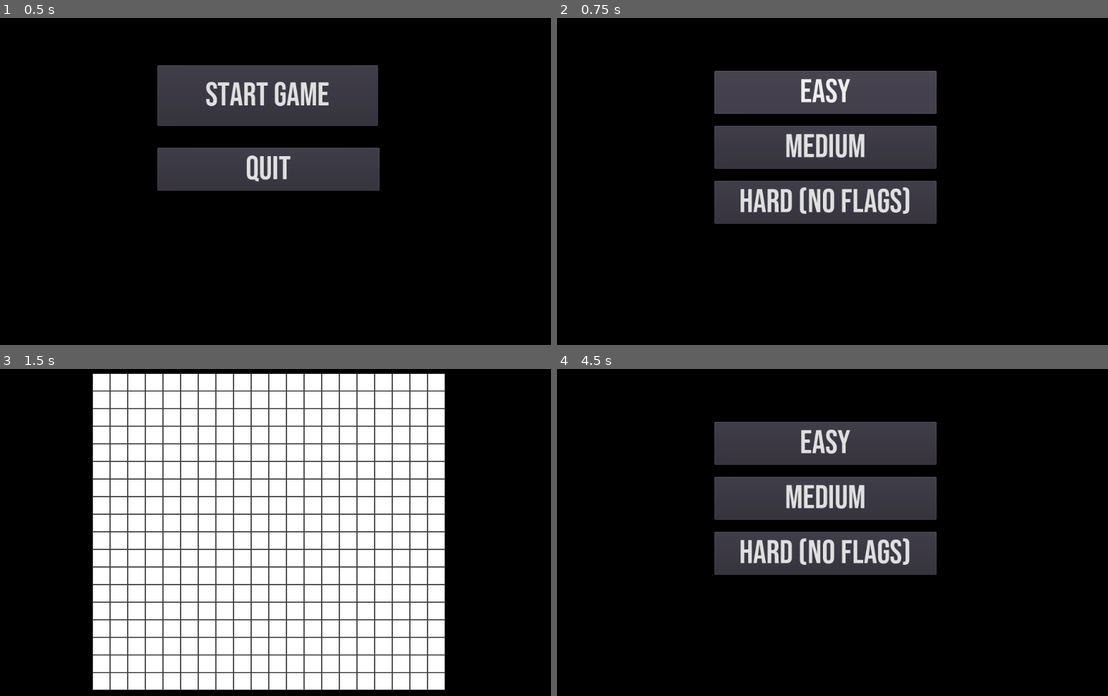
Above: before the commit, frames 1-4 (two rows, left to right).
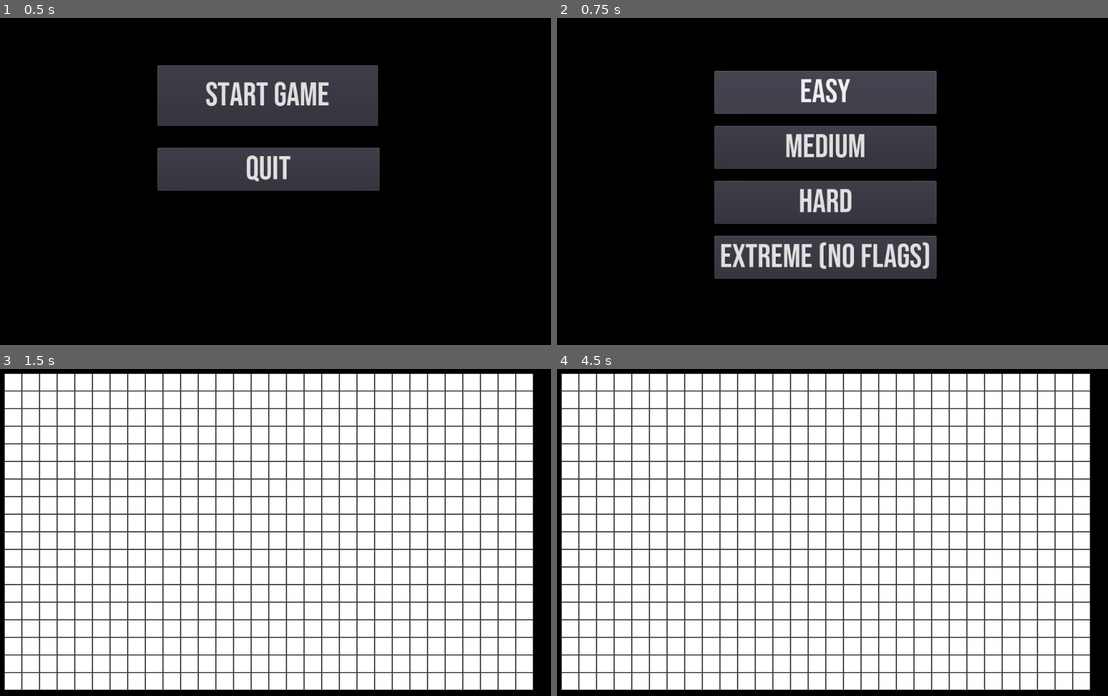
Above: after the commit, the same moments.

Repository: erri120/Minesweeper
Game: Godot game, scene res://scenes/menu.tscn
Two runs of this game, one before a commit and one after it. Both use one fixed random seed, a clock stepped at 60 frames per second and the inputs below.
Inputs (mouse positions are in pixels of both pictures, inside the frame that each line leads up to):
- Up to frame 1 (0.5 s): no input
- Up to frame 2 (0.75 s): click "Start Game" at 0.5 s
- Up to frame 3 (1.5 s): click "Hard (no flags)" (after the commit: "Hard") at 1.25 s
- Up to frame 4 (4.5 s): tap Enter at 2 s; move the mouse to (948, 516) at 2.02 s; press the mouse at (948, 516) at 2.03 s; right-click (948, 516) at 2.3 s; release the mouse at (948, 516) at 2.75 s; click "MENU" at 2.75 s; click "Start Game" at 3.5 s; click (826, 607) at 4.25 s, where only the run after the commit has a clickable "Extreme (no flags)"

Frame 1 is identical in both runs. In frame 2, 6.7% of the frame differs, in the area x 28-69%, y 51-80%; in frame 3, 31%; in frame 4, 92%, in the area x 0-97%, y 1-99%.

Commit message:
Started with neighbor checking

Diff:
--- a/scenes/main.tscn
+++ b/scenes/main.tscn
@@ -3,14 +3,16 @@
 [ext_resource path="res://tiles/tiles.tres" type="TileSet" id=1]
 [ext_resource path="res://scripts/Board.gd" type="Script" id=2]
 [ext_resource path="res://fonts/BebasNeue-Regular.otf" type="DynamicFontData" id=3]
-[ext_resource path="res://scripts/MenuButton.gd" type="Script" id=4]
+[ext_resource path="res://scripts/sceneButton.gd" type="Script" id=4]
 
 [sub_resource type="DynamicFont" id=1]
 size = 120
+outline_size = 4
+outline_color = Color( 0, 0, 0, 1 )
 font_data = ExtResource( 3 )
 
 [sub_resource type="DynamicFont" id=2]
-size = 60
+size = 45
 font_data = ExtResource( 3 )
 
 [node name="Node2D" type="Node2D"]
@@ -43,14 +45,28 @@
 custom_fonts/font = SubResource( 1 )
 text = "YOU LOST"
 
-[node name="Button" type="Button" parent="Control" groups=[
+[node name="Menu" type="Button" parent="Control" groups=[
 "Control",
 ]]
 visible = false
-margin_left = 450.0
-margin_top = 260.0
-margin_right = 570.0
-margin_bottom = 340.0
+margin_left = 929.0
+margin_top = 530.0
+margin_right = 1018.0
+margin_bottom = 591.0
 custom_fonts/font = SubResource( 2 )
 text = "MENU"
 script = ExtResource( 4 )
+scene = "menu.tscn"
+
+[node name="Retry" type="Button" parent="Control" groups=[
+"Control",
+]]
+visible = false
+margin_left = 818.738
+margin_top = 530.0
+margin_right = 916.738
+margin_bottom = 591.0
+custom_fonts/font = SubResource( 2 )
+text = "RETRY"
+script = ExtResource( 4 )
+scene = "main.tscn"
--- a/scenes/menu.tscn
+++ b/scenes/menu.tscn
@@ -3,7 +3,7 @@
 [ext_resource path="res://fonts/BebasNeue-Regular.otf" type="DynamicFontData" id=1]
 [ext_resource path="res://scripts/Start.gd" type="Script" id=2]
 [ext_resource path="res://scripts/Quit.gd" type="Script" id=3]
-[ext_resource path="res://scripts/StartGame.gd" type="Script" id=4]
+[ext_resource path="res://scripts/startButton.gd" type="Script" id=4]
 
 [sub_resource type="DynamicFont" id=1]
 size = 60
@@ -70,8 +70,22 @@
 margin_right = 713.0
 margin_bottom = 378.0
 custom_fonts/font = SubResource( 1 )
-text = "Hard (no flags)"
+text = "Hard"
 script = ExtResource( 4 )
-field_width = 20
+field_width = 30
+field_height = 18
+
+[node name="Extreme" type="Button" parent="." groups=[
+"Buttons",
+]]
+visible = false
+margin_left = 310.0
+margin_top = 400.0
+margin_right = 713.0
+margin_bottom = 478.0
+custom_fonts/font = SubResource( 1 )
+text = "Extreme (no flags)"
+script = ExtResource( 4 )
+field_width = 30
 field_height = 18
 allow_flags = false
--- a/scripts/Board.gd
+++ b/scripts/Board.gd
@@ -20,22 +20,78 @@
 			matrix[i+(board_width/2)].append([])
 			matrix[i+(board_width/2)][j+(board_height/2)] = rand
 
+func tileIndex(bombs_near):
+	var r = 3
+	if(bombs_near == 0):
+		r = 3
+	if(bombs_near == 1):
+		r = 4
+	if(bombs_near == 2):
+		r = 5
+	if(bombs_near == 3):
+		r = 6
+	if(bombs_near == 4):
+		r = 7
+	if(bombs_near == 5):
+		r = 8
+	if(bombs_near == 6):
+		r = 9
+	if(bombs_near == 7):
+		r = 10
+	if(bombs_near == 8):
+		r = 11
+	return r
+
+func bombs_near(pos):
+	var bombs = 0
+	for x in range(pos.x-1,pos.x+1):
+		if(x>=0):
+			for y in range(pos.y-1,pos.y+1):
+				if(y>= 0):
+					if(matrix[x][y]==1):
+						bombs+=1
+						print(str(x)+","+str(y)+": Bomb")
+	return bombs
+
+func change_tile(cell_pos):
+	var m_pos = cell_pos
+	m_pos.x = cell_pos.x+(board_width/2)
+	m_pos.y = cell_pos.y+(board_height/2)
+	var bombs = bombs_near(m_pos)
+	set_cellv(cell_pos,tileIndex(bombs),false,false)
+	if(bombs == 0):
+		var nomore = false
+		for x in range(cell_pos.x-1,cell_pos.x+1):
+			for y in range(cell_pos.y-1,cell_pos.y+1):
+				var xycell = Vector2(x,y)
+				if(xycell != cell_pos):
+					pass
+					#change_tile(xycell)
+
 func _input(event):
 	if event is InputEventMouseButton && !lost:
 		var event_pos = event.global_position
 		var cell_pos = world_to_map(event_pos)
 		cell_pos.x = cell_pos.x-16
-		cell_pos.y = cell_pos.y-9
-		if(cell_pos.x+(board_width/2)<board_width && cell_pos.y+(board_height/2)<board_height \
+		cell_pos.y = cell_pos.y-9.5
+		var m_pos = cell_pos
+		m_pos.x = cell_pos.x+(board_width/2)
+		m_pos.y = cell_pos.y+(board_height/2)
+		if(m_pos.x<board_width && m_pos.y<board_height \
 		&& cell_pos.x+board_width>board_width/2 && cell_pos.y+board_height>board_height/2):
 			if (event.is_action_pressed("p_click")):
-				if(matrix[cell_pos.x+(board_width/2)][cell_pos.y+(board_height/2)] == 0):
-					set_cellv(cell_pos,3,false,false)
+				if(matrix[m_pos.x][m_pos.y] == 0):
+					#print("Pos: "+str(m_pos))
+					if(m_pos.x == 0):
+						pass
+					if(m_pos.y == 0):
+						pass
+					change_tile(cell_pos)
 				else:
 					#GAME LOST
 					set_cellv(cell_pos,1,false,false)
 					lost = true
 					for i in get_tree().get_nodes_in_group("Control"):
 						i.show()
-			if (event.is_action_pressed("p_flag")):
+			if (event.is_action_pressed("p_flag") && global.allow_flags):
 				set_cellv(cell_pos,2,false,false)
--- a/scripts/MenuButton.gd
+++ /dev/null
@@ -1,7 +0,0 @@
-extends Button
-
-func _ready():
-	pass
-
-func _pressed():
-	get_tree().change_scene("res://scenes/menu.tscn")
--- a/scripts/global.gd
+++ b/scripts/global.gd
@@ -3,3 +3,6 @@
 var width = 10
 var height = 10
 var allow_flags = true
+
+func change_sceen(scene):
+	get_tree().change_scene("res://scenes/"+scene)
--- /dev/null
+++ b/scripts/sceneButton.gd
@@ -0,0 +1,9 @@
+extends Button
+
+func _ready():
+	pass
+
+export (String) var scene = ""
+
+func _pressed():
+	global.change_sceen(scene)
--- a/scripts/StartGame.gd
+++ b/scripts/startButton.gd
@@ -11,4 +11,4 @@
 	global.width = field_width
 	global.height = field_height
 	global.allow_flags = allow_flags
-	get_tree().change_scene("res://scenes/main.tscn")
+	global.change_sceen("main.tscn")
